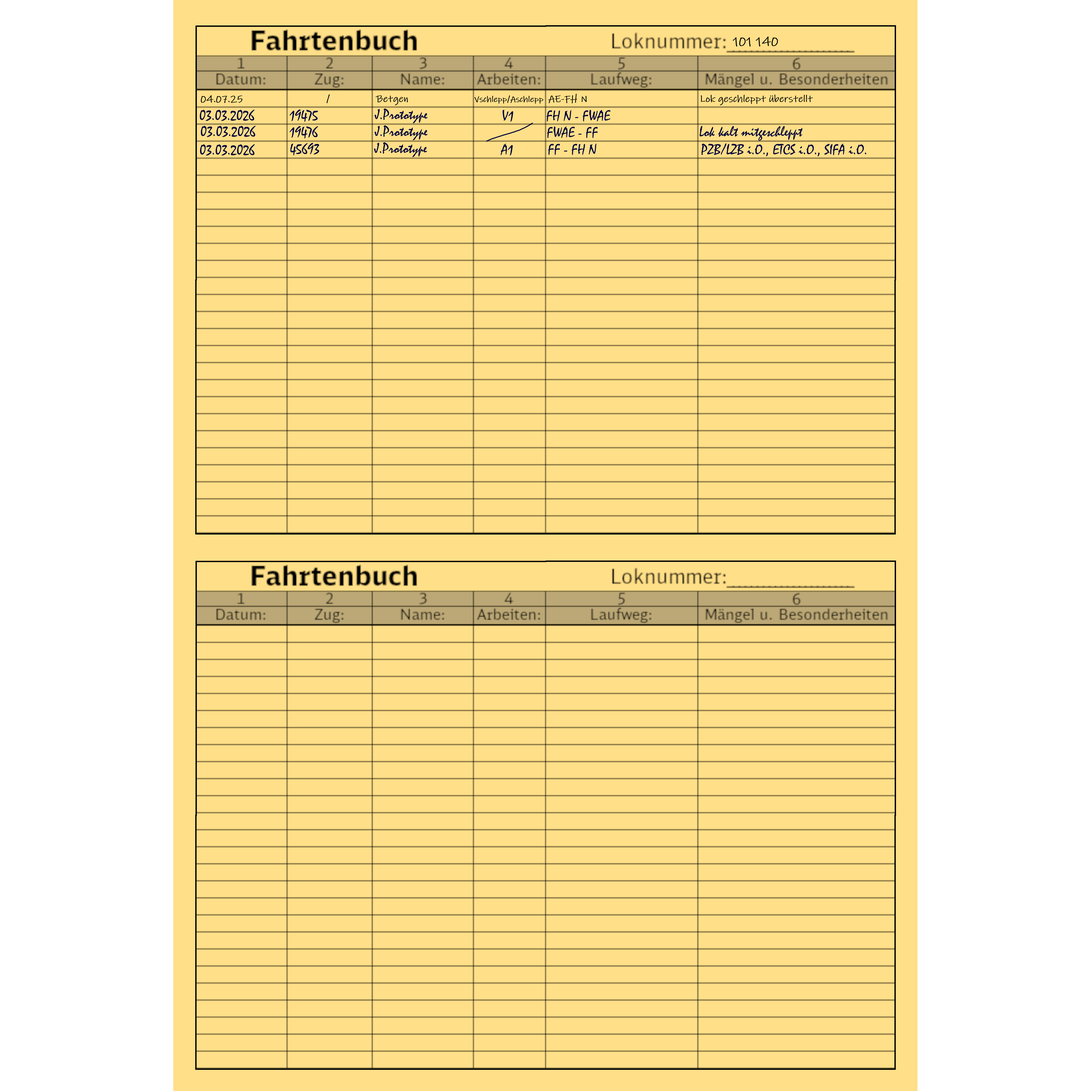
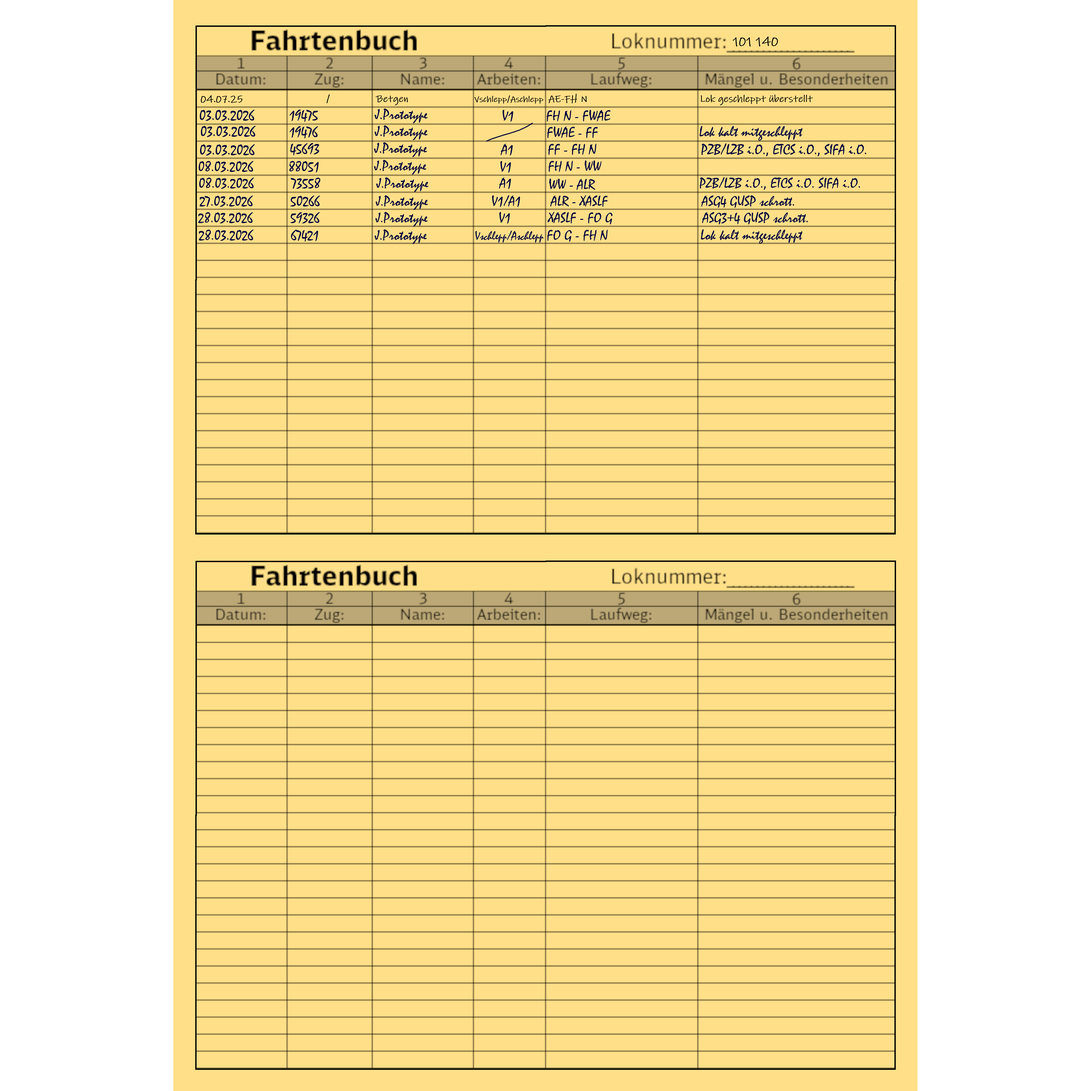
Layer changes from the first 1091x1091 image to the second:
added layer "V1" above "J.Prototype" over (500, 160, 512, 173)
added layer "J.Prototype" above "Lok kalt mitgeschleppt" over (374, 159, 427, 175)
added layer "Lok kalt mitgeschleppt" above "28.03.2026 67421 ..." over (701, 229, 803, 244)
added layer "28.03.2026 67421 ..." above "28.03.2026 59326 ..." over (198, 229, 608, 245)
added layer "28.03.2026 59326 ..." above "27.03.2026 50266 ..." over (198, 211, 809, 227)
added layer "27.03.2026 50266 ..." above "08.03.2026 73558 ..." over (199, 195, 795, 211)
added layer "08.03.2026 73558 ..." above "PZB/LZB i.O., ETCS i.O. SIFA i..." over (199, 177, 512, 193)
added layer "PZB/LZB i.O., ETCS i.O. SIFA i..." above "WW - ALR" over (699, 177, 861, 190)
added layer "WW - ALR" above "FH N - WW" over (549, 178, 596, 190)
added layer "FH N - WW" above "88051" over (548, 160, 602, 172)
added layer "88051" above "08.03.2026" over (289, 160, 320, 173)
added layer "08.03.2026" above "Fahrtenbuch_Seite_1.png" over (198, 160, 254, 173)
